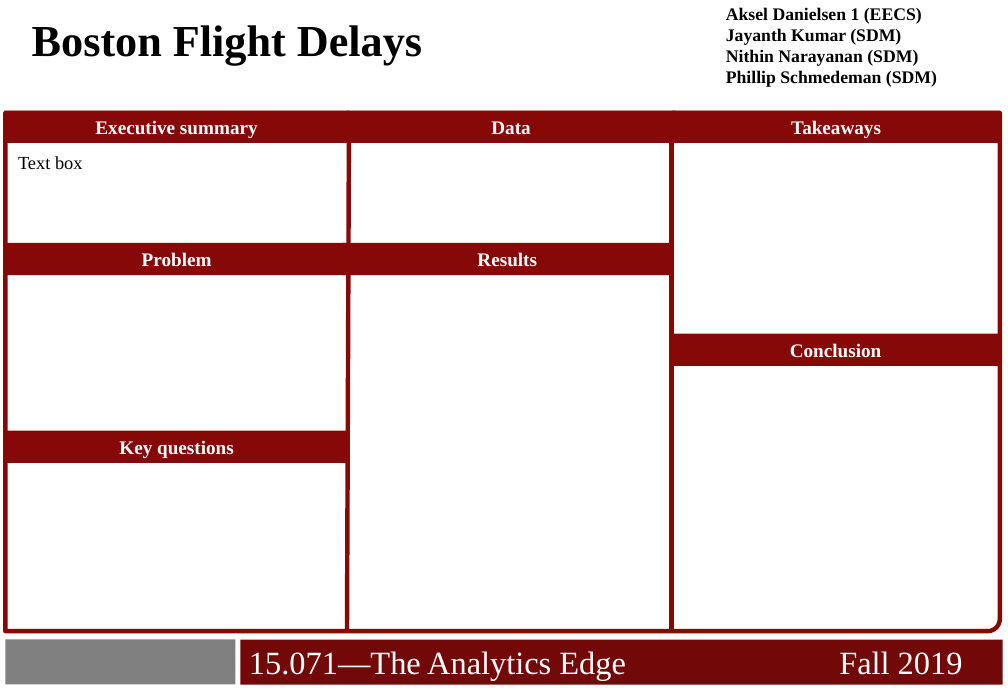
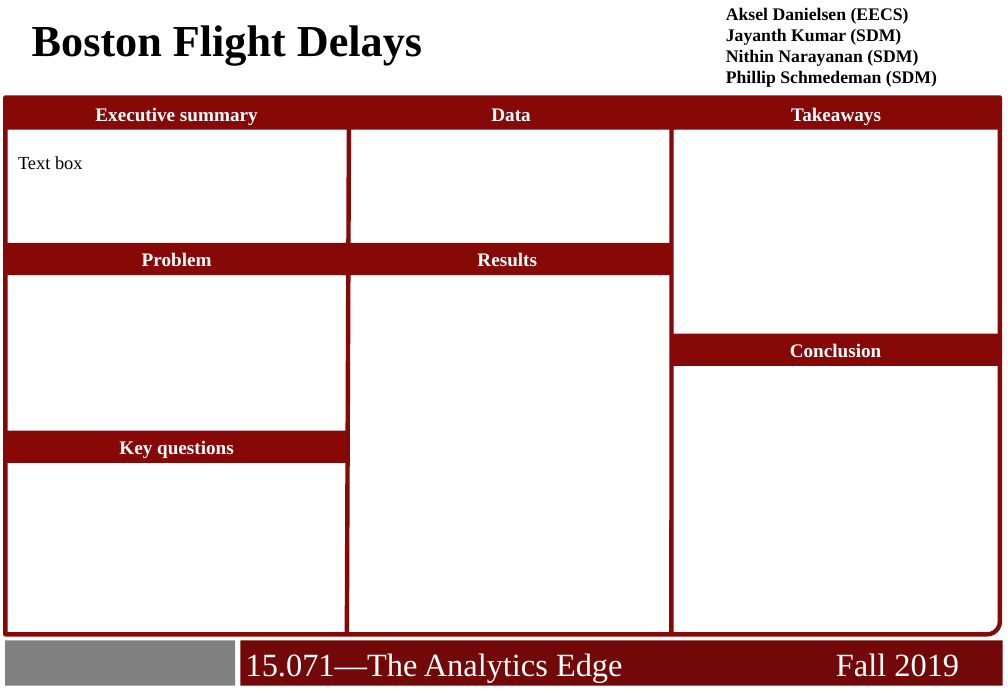
Before and after one commit to akselsd/MIT-15.071-Project, a slide deck: slide 1 of TM12_15.071_Term_Project_Poster.pptx. Drawn at 1008x690 pixels with LibreOffice and Linux fonts; fonts in the diff are those of the drawing; background and template pictures are left out. Boxes give left, top, right and bottom in pixels: in the first picture for what was removed or moved away, otherwise in the second. Text is boxed around its words. In the diff, an @@ line names an element or a change of style, - is before the commit and + after.

Commit message:
updated metrics

```diff
--- a/TM12_15.071_Term_Project_Poster.pptx
+++ b/TM12_15.071_Term_Project_Poster.pptx
@@ text at (x1=726, y1=7, x2=909, y2=24): text changed @@
-Aksel Danielsen 1 (EECS)
+Aksel Danielsen (EECS)
@@ round rect resized from (x1=5, y1=113, x2=1000, y2=631) to (x1=5, y1=98, x2=1000, y2=634) @@
@@ line moved from (349, 113) - (347, 631) to (349, 113) - (347, 635) @@
@@ 3 rectangles moved together from (x1=4, y1=110, x2=1001, y2=143) to (x1=4, y1=97, x2=1001, y2=129) @@
@@ line moved from (672, 113) - (672, 631) to (672, 113) - (672, 634) @@
@@ text "15.071—The Analytics Edge Fall 2019" moved from (x1=249, y1=634, x2=963, y2=680) to (x1=246, y1=636, x2=959, y2=683) @@
```
